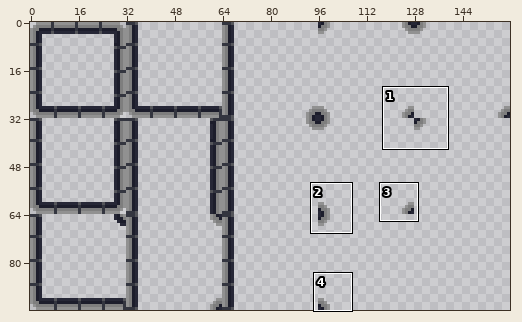
File history of a sprite sheet, Operation_Escape/Assets/Palette/wall.png. Above, an overview of the earlier version with the close-up marked.
Close-up. Before the commit:
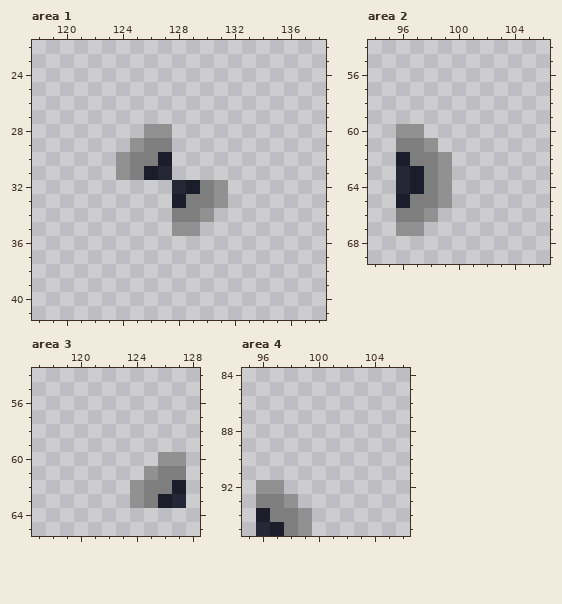
The file is 160x96 pixels. Colours within 5 levels of each other are drawn and written as one. Shown: area 1: x 118..138, y 22..41; area 2: x 94..106, y 54..69; area 3: x 117..128, y 54..65; area 4: x 95..106, y 84..95. The commit also changed other parts of the picture, which this record leaves out.
After the commit:
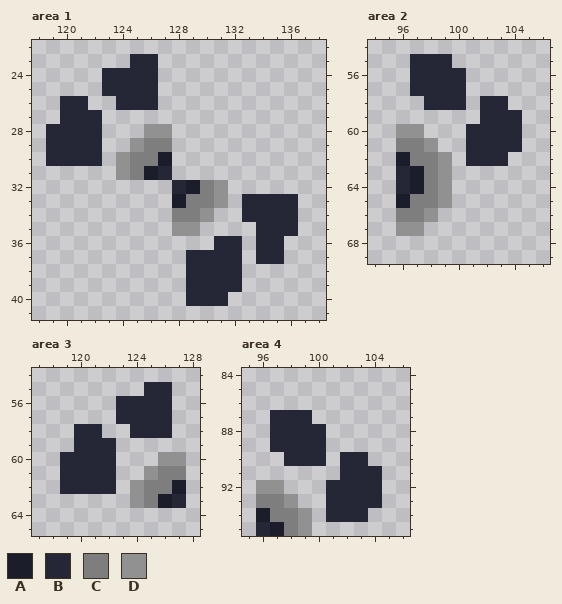
Palette (. is transparent): A #1c1d2b  B #262736  C #7e7e7e  D #919191
From old to new:
Area 1:
y 23: x 125..126 .. -> BB
y 24..25: x 123..126 .... -> BBBB
y 26: x 120..121 .. -> BB; x 124..126 ... -> BBB
y 27: x 120..122 ... -> BBB
y 28..30: x 119..122 .... -> BBBB
y 33..34: x 133..136 .... -> BBBB
y 35: x 134..136 ... -> BBB
y 36: x 131..132 .. -> BB; x 134..135 .. -> BB
y 37: x 129..132 .... -> BBBB; x 134..135 .. -> BB
y 38..39: x 129..132 .... -> BBBB
y 40: x 129..131 ... -> BBB
Area 2:
y 55: x 97..99 ... -> BBB
y 56..57: x 97..100 .... -> BBBB
y 58: x 98..100 ... -> BBB; x 102..103 .. -> BB
y 59: x 102..104 ... -> BBB
y 60..61: x 101..104 .... -> BBBB
y 62: x 101..103 ... -> BBB
Area 3:
y 55: x 125..126 .. -> BB
y 56..57: x 123..126 .... -> BBBB
y 58: x 120..121 .. -> BB; x 124..126 ... -> BBB
y 59: x 120..122 ... -> BBB
y 60..62: x 119..122 .... -> BBBB
Area 4:
y 87: x 97..99 ... -> BBB
y 88..89: x 97..100 .... -> BBBB
y 90: x 98..100 ... -> BBB; x 102..103 .. -> BB
y 91: x 102..104 ... -> BBB
y 92..93: x 101..104 .... -> BBBB
y 94: x 101..103 ... -> BBB
Changed places in both close-ups, as pixel boxes (x1, y1, x2, y2):
added: (46, 54, 158, 166)
added: (186, 194, 298, 306)
added: (410, 54, 522, 166)
added: (60, 382, 172, 494)
added: (270, 410, 382, 522)
